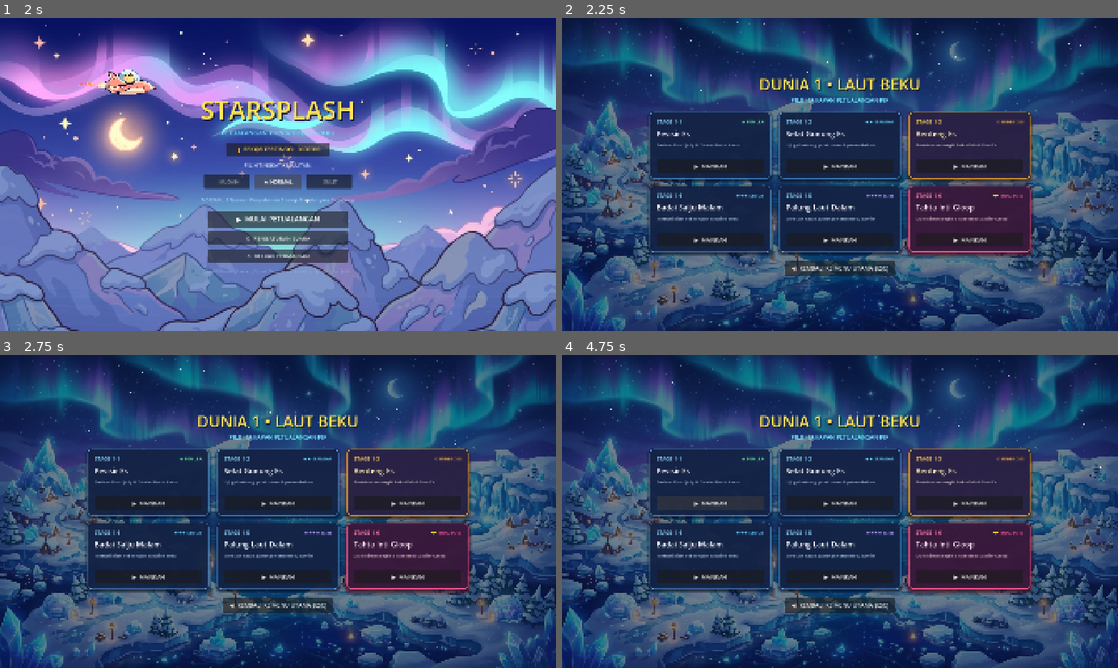
Above: before the commit, frames 1-4 (two rows, left to right).
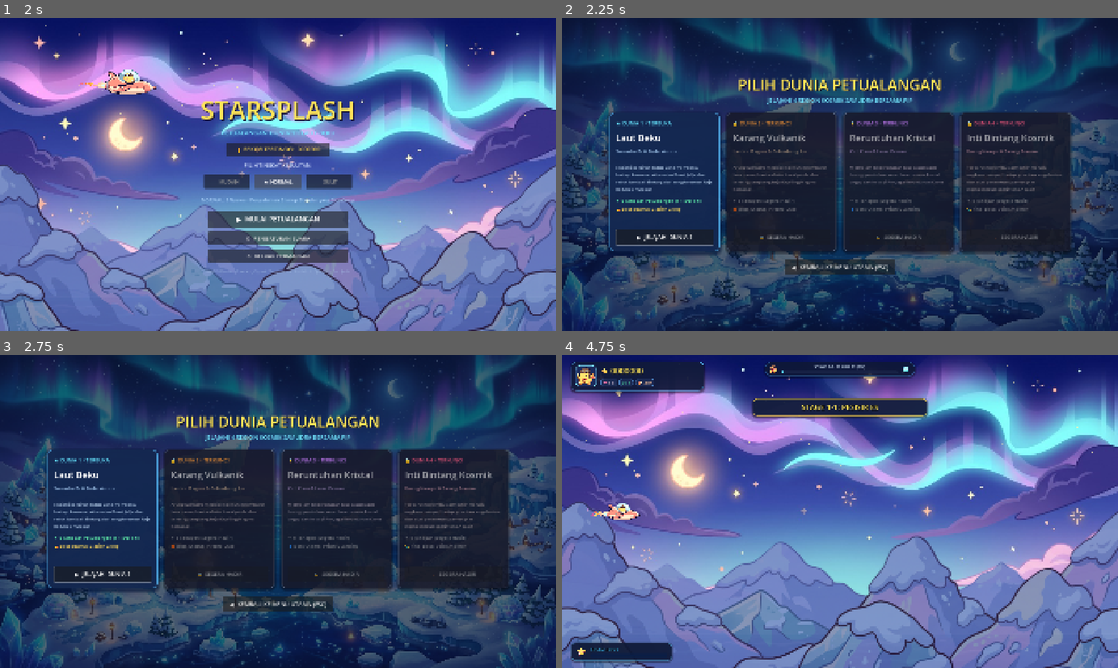
Above: after the commit, the same moments.

Repository: IhsanDwiPutra/Starsplash
Game: Godot game, scene res://scenes/ui/main_menu.tscn
Same seed, same stepped clock (60 frames per second), same inputs: the game is played once before the commit and once after it.
Inputs (mouse positions are in pixels of both pictures, inside the frame that each line leads up to):
- Up to frame 1 (2 s): click "★ NORMAL" at 0.5 s; click "★ NORMAL" at 1.25 s
- Up to frame 2 (2.25 s): click "▶ MULAI PETUALANGAN" at 2 s
- Up to frame 3 (2.75 s): no input
- Up to frame 4 (4.75 s): click (712, 502) at 2.75 s, where only the run before the commit has a clickable "▶ MAINKAN"; click (662, 574) at 3.5 s, where only the run after the commit has a clickable "▶ JELAJAHI DUNIA 1"; click "▶ MAINKAN" at 4.25 s

Frame 1 is identical in both runs. In frame 2, 23% of the frame differs, in the area x 1-98%, y 1-100%; in frame 3, 23%; in frame 4, 95%, in the area x 0-100%, y 0-100%.

Commit message:
feat(ui): tambah Layar Pilihan Dunia (World Select), sistem gembok/unlock progres stage, dan perbaiki respon tombol Mainkan

Diff:
--- a/scenes/ui/stage_select.tscn
+++ b/scenes/ui/stage_select.tscn
@@ -84,6 +84,7 @@
 anchor_bottom = 1.0
 grow_horizontal = 2
 grow_vertical = 2
+mouse_filter = 2
 texture = ExtResource("2_bg_tex")
 expand_mode = 1
 stretch_mode = 6
@@ -95,6 +96,7 @@
 anchor_bottom = 1.0
 grow_horizontal = 2
 grow_vertical = 2
+mouse_filter = 2
 color = Color(0.04, 0.08, 0.18, 0.55)
 
 [node name="SnowParticles" type="CPUParticles2D" parent="."]
@@ -441,4 +443,4 @@
 custom_minimum_size = Vector2(380, 52)
 layout_mode = 2
 theme_override_font_sizes/font_size = 20
-text = "◀  KEMBALI KE MENU UTAMA (ESC)"
+text = "◀  KEMBALI KE PILIH DUNIA (ESC)"
--- /dev/null
+++ b/scenes/ui/world_select.tscn
@@ -0,0 +1,378 @@
+[gd_scene format=3]
+
+[ext_resource type="Script" path="res://scripts/ui/world_select.gd" id="1_world_select"]
+[ext_resource type="Texture2D" path="res://assets/art/backgrounds/bg_stage_select.jpg" id="2_bg_tex"]
+
+[sub_resource type="StyleBoxFlat" id="StyleBoxFlat_world1_card"]
+content_margin_left = 22.0
+content_margin_top = 24.0
+content_margin_right = 22.0
+content_margin_bottom = 24.0
+bg_color = Color(0.08, 0.16, 0.32, 0.9)
+border_width_left = 3
+border_width_top = 3
+border_width_right = 3
+border_width_bottom = 3
+border_color = Color(0.35, 0.75, 1, 0.9)
+corner_radius_top_left = 16
+corner_radius_top_right = 16
+corner_radius_bottom_right = 16
+corner_radius_bottom_left = 16
+shadow_color = Color(0.02, 0.08, 0.22, 0.7)
+shadow_size = 14
+shadow_offset = Vector2(0, 6)
+
+[sub_resource type="StyleBoxFlat" id="StyleBoxFlat_locked_card"]
+content_margin_left = 22.0
+content_margin_top = 24.0
+content_margin_right = 22.0
+content_margin_bottom = 24.0
+bg_color = Color(0.1, 0.11, 0.18, 0.75)
+border_width_left = 2
+border_width_top = 2
+border_width_right = 2
+border_width_bottom = 2
+border_color = Color(0.35, 0.4, 0.5, 0.5)
+corner_radius_top_left = 16
+corner_radius_top_right = 16
+corner_radius_bottom_right = 16
+corner_radius_bottom_left = 16
+shadow_color = Color(0.02, 0.02, 0.06, 0.5)
+shadow_size = 8
+shadow_offset = Vector2(0, 4)
+
+[node name="WorldSelect" type="Control"]
+layout_mode = 3
+anchors_preset = 15
+anchor_right = 1.0
+anchor_bottom = 1.0
+grow_horizontal = 2
+grow_vertical = 2
+script = ExtResource("1_world_select")
+
+[node name="BackgroundTexture" type="TextureRect" parent="."]
+layout_mode = 1
+anchors_preset = 15
+anchor_right = 1.0
+anchor_bottom = 1.0
+grow_horizontal = 2
+grow_vertical = 2
+mouse_filter = 2
+texture = ExtResource("2_bg_tex")
+expand_mode = 1
+stretch_mode = 6
+
+[node name="VignetteOverlay" type="ColorRect" parent="."]
+layout_mode = 1
+anchors_preset = 15
+anchor_right = 1.0
+anchor_bottom = 1.0
+grow_horizontal = 2
+grow_vertical = 2
+mouse_filter = 2
+color = Color(0.04, 0.07, 0.16, 0.65)
+
+[node name="VBoxContainer" type="VBoxContainer" parent="."]
+layout_mode = 1
+anchors_preset = 15
+anchor_right = 1.0
+anchor_bottom = 1.0
+offset_left = 60.0
+offset_top = 35.0
+offset_right = -60.0
+offset_bottom = -35.0
+grow_horizontal = 2
+grow_vertical = 2
+theme_override_constants/separation = 28
+alignment = 1
+
+[node name="HeaderBox" type="VBoxContainer" parent="VBoxContainer"]
+layout_mode = 2
+mouse_filter = 2
+theme_override_constants/separation = 4
+
+[node name="TitleLabel" type="Label" parent="VBoxContainer/HeaderBox"]
+layout_mode = 2
+theme_override_colors/font_color = Color(1, 0.9, 0.35, 1)
+theme_override_colors/font_shadow_color = Color(0.06, 0.08, 0.16, 0.9)
+theme_override_constants/shadow_offset_x = 3
+theme_override_constants/shadow_offset_y = 4
+theme_override_font_sizes/font_size = 52
+text = "PILIH DUNIA PETUALANGAN"
+horizontal_alignment = 1
+
+[node name="SubTitleLabel" type="Label" parent="VBoxContainer/HeaderBox"]
+layout_mode = 2
+theme_override_colors/font_color = Color(0.45, 0.9, 1, 1)
+theme_override_font_sizes/font_size = 20
+text = "JELAJAHI 4 REGION KOSMIK SAMUDRA BERSAMA PIP"
+horizontal_alignment = 1
+
+[node name="CenterBox" type="HBoxContainer" parent="VBoxContainer"]
+layout_mode = 2
+size_flags_horizontal = 4
+size_flags_vertical = 4
+theme_override_constants/separation = 24
+alignment = 1
+
+[node name="CardsHBox" type="HBoxContainer" parent="VBoxContainer/CenterBox"]
+layout_mode = 2
+theme_override_constants/separation = 24
+alignment = 1
+
+[node name="CardWorld1" type="PanelContainer" parent="VBoxContainer/CenterBox/CardsHBox"]
+custom_minimum_size = Vector2(380, 480)
+layout_mode = 2
+theme_override_styles/panel = SubResource("StyleBoxFlat_world1_card")
+
+[node name="VBox" type="VBoxContainer" parent="VBoxContainer/CenterBox/CardsHBox/CardWorld1"]
+layout_mode = 2
+theme_override_constants/separation = 14
+
+[node name="WorldTag" type="Label" parent="VBoxContainer/CenterBox/CardsHBox/CardWorld1/VBox"]
+layout_mode = 2
+theme_override_colors/font_color = Color(0.4, 0.9, 1, 1)
+theme_override_font_sizes/font_size = 18
+text = "★ DUNIA 1 • TERBUKA"
+
+[node name="WorldName" type="Label" parent="VBoxContainer/CenterBox/CardsHBox/CardWorld1/VBox"]
+layout_mode = 2
+theme_override_colors/font_color = Color(1, 1, 1, 1)
+theme_override_font_sizes/font_size = 32
+text = "Laut Beku"
+
+[node name="WorldSub" type="Label" parent="VBoxContainer/CenterBox/CardsHBox/CardWorld1/VBox"]
+layout_mode = 2
+theme_override_colors/font_color = Color(0.7, 0.85, 1, 0.85)
+theme_override_font_sizes/font_size = 16
+text = "Samudra Es & Badai Aurora"
+
+[node name="HSeparator" type="HSeparator" parent="VBoxContainer/CenterBox/CardsHBox/CardWorld1/VBox"]
+layout_mode = 2
+
+[node name="DescLabel" type="Label" parent="VBoxContainer/CenterBox/CardsHBox/CardWorld1/VBox"]
+custom_minimum_size = Vector2(0, 100)
+layout_mode = 2
+theme_override_colors/font_color = Color(0.8, 0.9, 1, 0.85)
+theme_override_font_sizes/font_size = 15
+text = "Jelajahi perairan kutub yang membeku, hadapi kawanan ubur-ubur Frost Jelly, dan rebut kembali bintang dari cengkeraman Raja Es Glacier Gloop!"
+autowrap_mode = 2
+
+[node name="InfoBox" type="VBoxContainer" parent="VBoxContainer/CenterBox/CardsHBox/CardWorld1/VBox"]
+layout_mode = 2
+theme_override_constants/separation = 6
+
+[node name="StagesLabel" type="Label" parent="VBoxContainer/CenterBox/CardsHBox/CardWorld1/VBox/InfoBox"]
+layout_mode = 2
+theme_override_colors/font_color = Color(0.4, 1, 0.7, 1)
+theme_override_font_sizes/font_size = 16
+text = "✦ 6 Tahapan Petualangan (1-1 s/d 1-6)"
+
+[node name="BossLabel" type="Label" parent="VBoxContainer/CenterBox/CardsHBox/CardWorld1/VBox/InfoBox"]
+layout_mode = 2
+theme_override_colors/font_color = Color(1, 0.85, 0.35, 1)
+theme_override_font_sizes/font_size = 16
+text = "👑 Boss Utama: Glacier Gloop"
+
+[node name="BtnEnterWorld1" type="Button" parent="VBoxContainer/CenterBox/CardsHBox/CardWorld1/VBox"]
+custom_minimum_size = Vector2(0, 52)
+layout_mode = 2
+size_flags_vertical = 10
+theme_override_font_sizes/font_size = 20
+text = "▶  JELAJAHI DUNIA 1"
+
+[node name="CardWorld2" type="PanelContainer" parent="VBoxContainer/CenterBox/CardsHBox"]
+custom_minimum_size = Vector2(380, 480)
+layout_mode = 2
+theme_override_styles/panel = SubResource("StyleBoxFlat_locked_card")
+
+[node name="VBox" type="VBoxContainer" parent="VBoxContainer/CenterBox/CardsHBox/CardWorld2"]
+layout_mode = 2
+theme_override_constants/separation = 14
+
+[node name="WorldTag" type="Label" parent="VBoxContainer/CenterBox/CardsHBox/CardWorld2/VBox"]
+layout_mode = 2
+theme_override_colors/font_color = Color(1, 0.6, 0.2, 0.8)
+theme_override_font_sizes/font_size = 18
+text = "🔒 DUNIA 2 • TERKUNCI"
+
+[node name="WorldName" type="Label" parent="VBoxContainer/CenterBox/CardsHBox/CardWorld2/VBox"]
+layout_mode = 2
+theme_override_colors/font_color = Color(0.85, 0.85, 0.85, 0.7)
+theme_override_font_sizes/font_size = 32
+text = "Karang Vulkanik"
+
+[node name="WorldSub" type="Label" parent="VBoxContainer/CenterBox/CardsHBox/CardWorld2/VBox"]
+layout_mode = 2
+theme_override_colors/font_color = Color(0.7, 0.6, 0.5, 0.7)
+theme_override_font_sizes/font_size = 16
+text = "Lautan Magma & Gelembung Api"
+
+[node name="HSeparator" type="HSeparator" parent="VBoxContainer/CenterBox/CardsHBox/CardWorld2/VBox"]
+layout_mode = 2
+
+[node name="DescLabel" type="Label" parent="VBoxContainer/CenterBox/CardsHBox/CardWorld2/VBox"]
+custom_minimum_size = Vector2(0, 100)
+layout_mode = 2
+theme_override_colors/font_color = Color(0.7, 0.65, 0.65, 0.65)
+theme_override_font_sizes/font_size = 15
+text = "Arung samudra mendidih penuh gelembung lava panas, hindari batu basal jatuh, dan tantang cangkang baja Kepiting Magma Raksasa!"
+autowrap_mode = 2
+
+[node name="InfoBox" type="VBoxContainer" parent="VBoxContainer/CenterBox/CardsHBox/CardWorld2/VBox"]
+layout_mode = 2
+theme_override_constants/separation = 6
+
+[node name="StagesLabel" type="Label" parent="VBoxContainer/CenterBox/CardsHBox/CardWorld2/VBox/InfoBox"]
+layout_mode = 2
+theme_override_colors/font_color = Color(0.65, 0.65, 0.65, 0.6)
+theme_override_font_sizes/font_size = 16
+text = "✦ 6 Tahapan (Segera Hadir)"
+
+[node name="BossLabel" type="Label" parent="VBoxContainer/CenterBox/CardsHBox/CardWorld2/VBox/InfoBox"]
+layout_mode = 2
+theme_override_colors/font_color = Color(0.65, 0.65, 0.65, 0.6)
+theme_override_font_sizes/font_size = 16
+text = "🦀 Boss Utama: Inferno Crab"
+
+[node name="BtnWorld2" type="Button" parent="VBoxContainer/CenterBox/CardsHBox/CardWorld2/VBox"]
+custom_minimum_size = Vector2(0, 52)
+layout_mode = 2
+size_flags_vertical = 10
+disabled = true
+theme_override_font_sizes/font_size = 18
+text = "🔒  SEGERA HADIR"
+
+[node name="CardWorld3" type="PanelContainer" parent="VBoxContainer/CenterBox/CardsHBox"]
+custom_minimum_size = Vector2(380, 480)
+layout_mode = 2
+theme_override_styles/panel = SubResource("StyleBoxFlat_locked_card")
+
+[node name="VBox" type="VBoxContainer" parent="VBoxContainer/CenterBox/CardsHBox/CardWorld3"]
+layout_mode = 2
+theme_override_constants/separation = 14
+
+[node name="WorldTag" type="Label" parent="VBoxContainer/CenterBox/CardsHBox/CardWorld3/VBox"]
+layout_mode = 2
+theme_override_colors/font_color = Color(0.8, 0.5, 1, 0.8)
+theme_override_font_sizes/font_size = 18
+text = "🔒 DUNIA 3 • TERKUNCI"
+
+[node name="WorldName" type="Label" parent="VBoxContainer/CenterBox/CardsHBox/CardWorld3/VBox"]
+layout_mode = 2
+theme_override_colors/font_color = Color(0.85, 0.85, 0.85, 0.7)
+theme_override_font_sizes/font_size = 32
+text = "Reruntuhan Kristal"
+
+[node name="WorldSub" type="Label" parent="VBoxContainer/CenterBox/CardsHBox/CardWorld3/VBox"]
+layout_mode = 2
+theme_override_colors/font_color = Color(0.65, 0.55, 0.75, 0.7)
+theme_override_font_sizes/font_size = 16
+text = "Kuil Kuno & Laser Prisma"
+
+[node name="HSeparator" type="HSeparator" parent="VBoxContainer/CenterBox/CardsHBox/CardWorld3/VBox"]
+layout_mode = 2
+
+[node name="DescLabel" type="Label" parent="VBoxContainer/CenterBox/CardsHBox/CardWorld3/VBox"]
+custom_minimum_size = Vector2(0, 100)
+layout_mode = 2
+theme_override_colors/font_color = Color(0.7, 0.65, 0.7, 0.65)
+theme_override_font_sizes/font_size = 15
+text = "Menyelam ke peradaban laut dalam yang hilang, pantulkan sinar laser prisma kristal ungu, dan hadapi Penjaga Reruntuhan Kuno!"
+autowrap_mode = 2
+
+[node name="InfoBox" type="VBoxContainer" parent="VBoxContainer/CenterBox/CardsHBox/CardWorld3/VBox"]
+layout_mode = 2
+theme_override_constants/separation = 6
+
+[node name="StagesLabel" type="Label" parent="VBoxContainer/CenterBox/CardsHBox/CardWorld3/VBox/InfoBox"]
+layout_mode = 2
+theme_override_colors/font_color = Color(0.65, 0.65, 0.65, 0.6)
+theme_override_font_sizes/font_size = 16
+text = "✦ 6 Tahapan (Segera Hadir)"
+
+[node name="BossLabel" type="Label" parent="VBoxContainer/CenterBox/CardsHBox/CardWorld3/VBox/InfoBox"]
+layout_mode = 2
+theme_override_colors/font_color = Color(0.65, 0.65, 0.65, 0.6)
+theme_override_font_sizes/font_size = 16
+text = "💠 Boss Utama: Prism Guardian"
+
+[node name="BtnWorld3" type="Button" parent="VBoxContainer/CenterBox/CardsHBox/CardWorld3/VBox"]
+custom_minimum_size = Vector2(0, 52)
+layout_mode = 2
+size_flags_vertical = 10
+disabled = true
+theme_override_font_sizes/font_size = 18
+text = "🔒  SEGERA HADIR"
+
+[node name="CardWorld4" type="PanelContainer" parent="VBoxContainer/CenterBox/CardsHBox"]
+custom_minimum_size = Vector2(380, 480)
+layout_mode = 2
+theme_override_styles/panel = SubResource("StyleBoxFlat_locked_card")
+
+[node name="VBox" type="VBoxContainer" parent="VBoxContainer/CenterBox/CardsHBox/CardWorld4"]
+layout_mode = 2
+theme_override_constants/separation = 14
+
+[node name="WorldTag" type="Label" parent="VBoxContainer/CenterBox/CardsHBox/CardWorld4/VBox"]
+layout_mode = 2
+theme_override_colors/font_color = Color(1, 0.35, 0.5, 0.8)
+theme_override_font_sizes/font_size = 18
+text = "🔒 DUNIA 4 • TERKUNCI"
+
+[node name="WorldName" type="Label" parent="VBoxContainer/CenterBox/CardsHBox/CardWorld4/VBox"]
+layout_mode = 2
+theme_override_colors/font_color = Color(0.85, 0.85, 0.85, 0.7)
+theme_override_font_sizes/font_size = 32
+text = "Inti Bintang Kosmik"
+
+[node name="WorldSub" type="Label" parent="VBoxContainer/CenterBox/CardsHBox/CardWorld4/VBox"]
+layout_mode = 2
+theme_override_colors/font_color = Color(0.75, 0.55, 0.6, 0.7)
+theme_override_font_sizes/font_size = 16
+text = "Ruang Hampa & Sarang Pencuri"
+
+[node name="HSeparator" type="HSeparator" parent="VBoxContainer/CenterBox/CardsHBox/CardWorld4/VBox"]
+layout_mode = 2
+
+[node name="DescLabel" type="Label" parent="VBoxContainer/CenterBox/CardsHBox/CardWorld4/VBox"]
+custom_minimum_size = Vector2(0, 100)
+layout_mode = 2
+theme_override_colors/font_color = Color(0.7, 0.65, 0.65, 0.65)
+theme_override_font_sizes/font_size = 15
+text = "Terbang menembus atmosfer menuju angkasa hampa, hadapi gravitasi singularitas, dan duel penentuan pamungkas memperebutkan Bintang Abadi!"
+autowrap_mode = 2
+
+[node name="InfoBox" type="VBoxContainer" parent="VBoxContainer/CenterBox/CardsHBox/CardWorld4/VBox"]
+layout_mode = 2
+theme_override_constants/separation = 6
+
+[node name="StagesLabel" type="Label" parent="VBoxContainer/CenterBox/CardsHBox/CardWorld4/VBox/InfoBox"]
+layout_mode = 2
+theme_override_colors/font_color = Color(0.65, 0.65, 0.65, 0.6)
+theme_override_font_sizes/font_size = 16
+text = "✦ 6 Tahapan (Segera Hadir)"
+
+[node name="BossLabel" type="Label" parent="VBoxContainer/CenterBox/CardsHBox/CardWorld4/VBox/InfoBox"]
+layout_mode = 2
+theme_override_colors/font_color = Color(0.65, 0.65, 0.65, 0.6)
+theme_override_font_sizes/font_size = 16
+text = "👑 Final Boss: Void Emperor"
+
+[node name="BtnWorld4" type="Button" parent="VBoxContainer/CenterBox/CardsHBox/CardWorld4/VBox"]
+custom_minimum_size = Vector2(0, 52)
+layout_mode = 2
+size_flags_vertical = 10
+disabled = true
+theme_override_font_sizes/font_size = 18
+text = "🔒  SEGERA HADIR"
+
+[node name="BottomBar" type="HBoxContainer" parent="VBoxContainer"]
+layout_mode = 2
+alignment = 1
+
+[node name="BtnBack" type="Button" parent="VBoxContainer/BottomBar"]
+custom_minimum_size = Vector2(380, 52)
+layout_mode = 2
+theme_override_font_sizes/font_size = 20
+text = "◀  KEMBALI KE MENU UTAMA (ESC)"
--- a/scripts/autoload/save_manager.gd
+++ b/scripts/autoload/save_manager.gd
@@ -7,6 +7,8 @@
 var music_volume: float = 0.8
 var sfx_volume: float = 1.0
 var selected_difficulty: int = 1 # 0: EASY, 1: NORMAL, 2: HARD
+var unlocked_world: int = 1
+var unlocked_stage: int = 1
 
 
 func _ready() -> void:
@@ -17,6 +19,8 @@
 	var cfg := ConfigFile.new()
 	if cfg.load(SAVE_PATH) == OK:
 		high_score = int(cfg.get_value("progress", "high_score", 0))
+		unlocked_world = int(cfg.get_value("progress", "unlocked_world", 1))
+		unlocked_stage = int(cfg.get_value("progress", "unlocked_stage", 1))
 		music_volume = float(cfg.get_value("settings", "music_volume", 0.8))
 		sfx_volume = float(cfg.get_value("settings", "sfx_volume", 1.0))
 		selected_difficulty = int(cfg.get_value("settings", "difficulty", 1))
@@ -29,10 +33,26 @@
 func save_data() -> void:
 	var cfg := ConfigFile.new()
 	cfg.set_value("progress", "high_score", high_score)
+	cfg.set_value("progress", "unlocked_world", unlocked_world)
+	cfg.set_value("progress", "unlocked_stage", unlocked_stage)
 	cfg.set_value("settings", "music_volume", music_volume)
 	cfg.set_value("settings", "sfx_volume", sfx_volume)
 	cfg.set_value("settings", "difficulty", selected_difficulty)
 	cfg.save(SAVE_PATH)
+
+
+func is_stage_unlocked(world_id: int, stage_id: int) -> bool:
+	if world_id < unlocked_world:
+		return true
+	if world_id == unlocked_world:
+		return stage_id <= unlocked_stage
+	return false
+
+
+func unlock_next_stage(world_id: int, completed_stage: int) -> void:
+	if world_id == unlocked_world and completed_stage >= unlocked_stage:
+		unlocked_stage = mini(completed_stage + 1, 6)
+		save_data()
 
 
 func save_settings(music_val: float, sfx_val: float, diff: int = -1) -> void:
--- a/scripts/levels/test_level.gd
+++ b/scripts/levels/test_level.gd
@@ -99,6 +99,7 @@
 func _on_level_completed(stats: Dictionary) -> void:
 	_is_cleared = true
 	SaveManager.submit_score(stats["final_score"])
+	SaveManager.unlock_next_stage(GameState.current_world, GameState.current_stage)
 	_hud.show_level_clear(stats)
 	GameState.trigger_shake(8.0, 0.3)
 	AudioManager.play_sfx("level_clear")
--- a/scripts/ui/main_menu.gd
+++ b/scripts/ui/main_menu.gd
@@ -1,7 +1,7 @@
 extends Control
 ## Menu Utama Starsplash: Parallax background hidup, pilihan kesulitan, pengaturan audio, dan rekor skor.
 
-const STAGE_SELECT_PATH: String = "res://scenes/ui/stage_select.tscn"
+const WORLD_SELECT_PATH: String = "res://scenes/ui/world_select.tscn"
 const LEVEL_PATH: String = "res://scenes/levels/test_level.tscn"
 
 const DIFFICULTY_INFO: Dictionary = {
@@ -104,7 +104,7 @@
 func _start_game() -> void:
 	AudioManager.play_sfx("checkpoint")
 	GameState.new_game(_current_diff)
-	SceneRouter.go_to(STAGE_SELECT_PATH)
+	SceneRouter.go_to(WORLD_SELECT_PATH)
 
 
 func _open_settings() -> void:
--- a/scripts/ui/stage_select.gd
+++ b/scripts/ui/stage_select.gd
@@ -1,9 +1,9 @@
 extends Control
 ## Layar Pemilihan Stage (Stage Select Hub) Dunia 1: Laut Beku.
-## Menampilkan 6 tahapan dengan informasi musuh/boss dan akses langsung ke gameplay.
+## Menampilkan 6 tahapan dengan sistem buka kunci progres (unlocked stage).
 
 const LEVEL_PATH: String = "res://scenes/levels/test_level.tscn"
-const MENU_PATH: String = "res://scenes/ui/main_menu.tscn"
+const WORLD_SELECT_PATH: String = "res://scenes/ui/world_select.tscn"
 
 const STAGE_DETAILS: Dictionary = {
 	1: {
@@ -59,19 +59,55 @@
 func _ready() -> void:
 	AudioManager.play_music("menu")
 
-	_btn_back.pressed.connect(_on_back_pressed)
+	if _btn_back != null:
+		_btn_back.pressed.connect(_on_back_pressed)
 
-	# Setup event listener untuk ke-6 kartu stage
+	_setup_stage_cards()
+
+
+func _setup_stage_cards() -> void:
+	_stage_buttons.clear()
+	var default_focus_btn: Button = null
+
 	for stage_num in range(1, 7):
-		var btn_path: String = "VBoxContainer/GridContainer/CardStage%d/BtnPlay" % stage_num
-		if has_node(btn_path):
-			var btn: Button = get_node(btn_path) as Button
+		var card_node: Control = _cards_container.get_node_or_null("CardStage%d" % stage_num) as Control
+		if card_node == null:
+			continue
+
+		var btn: Button = card_node.find_child("BtnPlay", true, false) as Button
+		var badge_label: Label = card_node.find_child("Badge", true, false) as Label
+		var is_unlocked: bool = SaveManager.is_stage_unlocked(GameState.current_world, stage_num)
+
+		if btn != null:
 			var s_num: int = stage_num
-			btn.pressed.connect(func() -> void: _play_stage(s_num))
-			btn.mouse_entered.connect(_on_btn_hover)
-			_stage_buttons.append(btn)
+			btn.mouse_filter = Control.MOUSE_FILTER_STOP
+			btn.mouse_default_cursor_shape = Control.CURSOR_POINTING_HAND
 
-	if _stage_buttons.size() > 0:
+			if is_unlocked:
+				card_node.modulate = Color(1.0, 1.0, 1.0, 1.0)
+				btn.disabled = false
+				btn.text = "▶  MAINKAN"
+				if badge_label != null:
+					badge_label.text = STAGE_DETAILS.get(s_num, {}).get("badge", "★ TERBUKA")
+
+				# Hubungkan klik tombol
+				btn.pressed.connect(func() -> void: _play_stage(s_num))
+				btn.mouse_entered.connect(_on_btn_hover)
+				_stage_buttons.append(btn)
+
+				# Default fokus ke stage tertinggi yang terbuka
+				default_focus_btn = btn
+			else:
+				# Tampilan kartu terkunci
+				card_node.modulate = Color(0.65, 0.72, 0.85, 0.6)
+				btn.disabled = true
+				btn.text = "🔒 TERKUNCI"
+				if badge_label != null:
+					badge_label.text = "🔒 TERKUNCI"
+
+	if default_focus_btn != null:
+		default_focus_btn.grab_focus()
+	elif _stage_buttons.size() > 0:
 		_stage_buttons[0].grab_focus()
 
 
@@ -87,10 +123,10 @@
 
 func _play_stage(stage_num: int) -> void:
 	AudioManager.play_sfx("checkpoint")
-	GameState.start_stage(1, stage_num)
+	GameState.start_stage(GameState.current_world, stage_num)
 	SceneRouter.go_to(LEVEL_PATH)
 
 
 func _on_back_pressed() -> void:
 	AudioManager.play_sfx("pickup")
-	SceneRouter.go_to(MENU_PATH)
+	SceneRouter.go_to(WORLD_SELECT_PATH)
--- /dev/null
+++ b/scripts/ui/world_select.gd
@@ -0,0 +1,43 @@
+extends Control
+## Layar Pemilihan Dunia (World Select) Starsplash.
+## Menampilkan 4 dunia petualangan dengan kartu interaktif dan navigasi ke pilihan stage.
+
+const STAGE_SELECT_PATH: String = "res://scenes/ui/stage_select.tscn"
+const MENU_PATH: String = "res://scenes/ui/main_menu.tscn"
+
+@onready var _btn_back: Button = $VBoxContainer/BottomBar/BtnBack
+@onready var _btn_world_1: Button = $VBoxContainer/CenterBox/CardsHBox/CardWorld1/VBox/BtnEnterWorld1
+@onready var _card_world_1: PanelContainer = $VBoxContainer/CenterBox/CardsHBox/CardWorld1
+
+
+func _ready() -> void:
+	AudioManager.play_music("menu")
+
+	if _btn_back != null:
+		_btn_back.pressed.connect(_on_back_pressed)
+
+	if _btn_world_1 != null:
+		_btn_world_1.pressed.connect(_enter_world_1)
+		_btn_world_1.mouse_entered.connect(_on_btn_hover)
+		_btn_world_1.grab_focus()
+
+
+func _unhandled_input(event: InputEvent) -> void:
+	if event.is_action_pressed("pause"):
+		_on_back_pressed()
+		get_viewport().set_input_as_handled()
+
+
+func _on_btn_hover() -> void:
+	AudioManager.play_sfx("pickup", 0.03)
+
+
+func _enter_world_1() -> void:
+	AudioManager.play_sfx("checkpoint")
+	GameState.current_world = 1
+	SceneRouter.go_to(STAGE_SELECT_PATH)
+
+
+func _on_back_pressed() -> void:
+	AudioManager.play_sfx("pickup")
+	SceneRouter.go_to(MENU_PATH)
Not shown, changed: docs/DECISIONS.md
